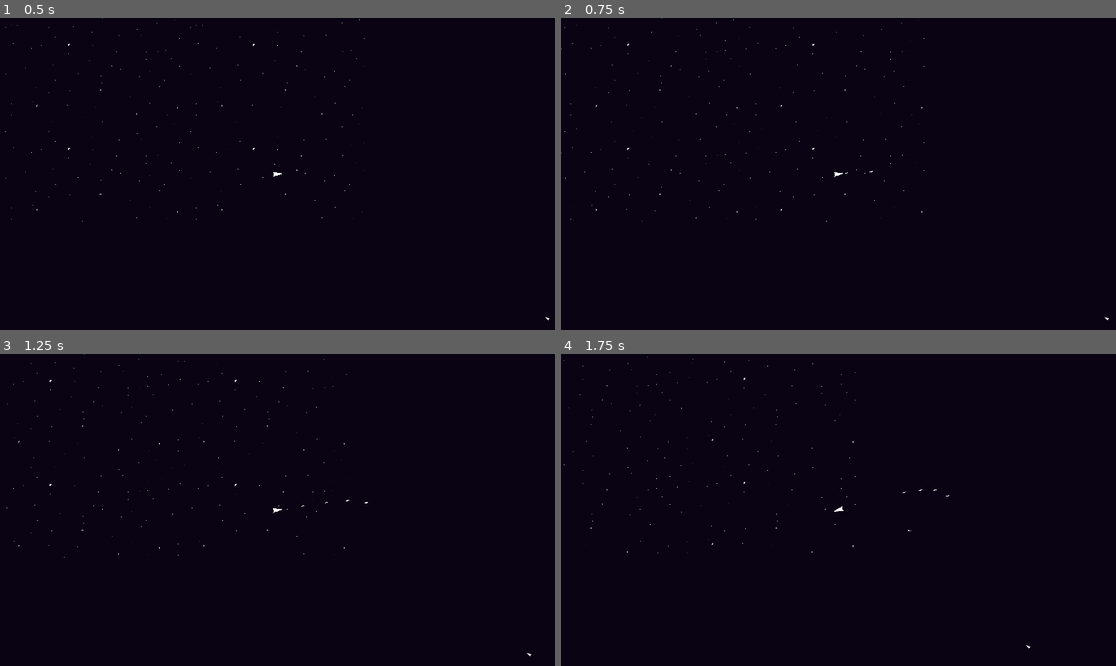
Above: before the commit, frames 1-4 (two rows, left to right).
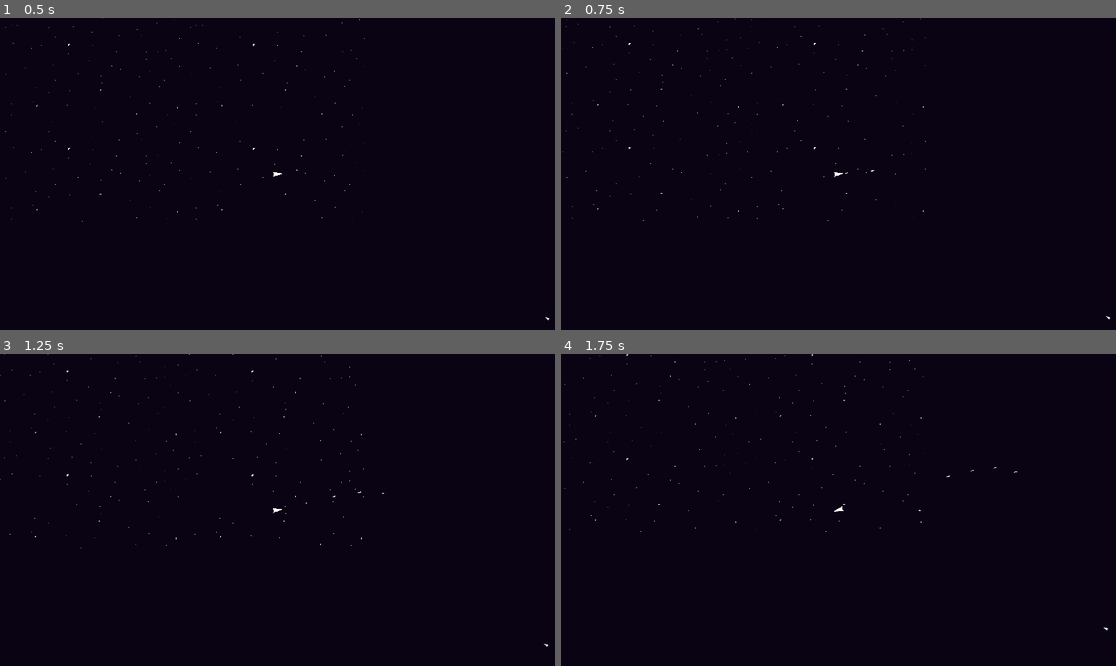
Above: after the commit, the same moments.

Repository: BloopHD/IntoTheVoid
Game: Godot game, scene res://scenes/world/world.tscn
Two runs of this game, one before a commit and one after it. Both use one fixed random seed, a clock stepped at 60 frames per second and the inputs below.
Inputs (mouse positions are in pixels of both pictures, inside the frame that each line leads up to):
- Up to frame 1 (0.5 s): no input
- Up to frame 2 (0.75 s): tap Enter at 0.5 s; move the mouse to (960, 158) at 0.52 s; press the mouse at (960, 158) at 0.53 s; hold D (right) from 0.53 s (still down)
- Up to frame 3 (1.25 s): keep holding D (right)
- Up to frame 4 (1.75 s): move the mouse to (727, 525) at 1.27 s; release D (right) at 1.28 s; release the mouse at (727, 525) at 1.28 s; hold S (backward) from 1.28 s (still down); right-click (727, 525) at 1.35 s

Frame 1 is identical in both runs. In frame 2, 0.2% of the frame differs, in the area x 0-99%, y 0-97%; in frame 3, 0.2%; in frame 4, 0.2%.

Commit message:
Player Movement. 'TIL ITS PERFECT
New Player movement function has been scrapped.  Going to attempt to redo previous move func, but with the Views directional coordinates.

Old Func:
Used a thruster function, similar to an addForce function. Forward input will move the player the direction the player was facing.

New Func:
SCRAPPED

New New Func:
Want to use thrust functions again, but this time with the controls being based of the ViewPort. Forward input will move the player up the screen.

Diff:
--- a/scenes/player/player.gd
+++ b/scenes/player/player.gd
@@ -78,60 +78,6 @@
 func player_movement(delta) -> void:
 
 	var input_vector: Vector2 = get_movement()
-	var look_vector: Vector2 = player_rotation()
-	var new_velocity: Vector2 = velocity
-	var max_speed_multiplier: float = 1
-
-	if input_vector > Vector2.ZERO || input_vector < Vector2.ZERO:
-		var movement_power: Vector2 = (input_vector * accel * delta)
-		var move_to_look_angle: float = rad_to_deg(input_vector.angle_to(look_vector))
-		var forward_thrust_angle: float = 30
-
-		if move_to_look_angle >= forward_thrust_angle || move_to_look_angle <= -forward_thrust_angle:
-			# Strafing or moving backward.
-			max_speed_multiplier = strafe_speed_multiplier
-
-			var slow_power: Vector2 = (velocity.normalized() * friction * delta)
-			new_velocity -= slow_power
-			new_velocity += input_vector * friction / 2 * delta
-
-			if new_velocity.length() < (max_speed * max_speed_multiplier):
-				new_velocity = new_velocity.normalized() * max_speed * max_speed_multiplier
-		else:
-			new_velocity += movement_power
-			new_velocity = new_velocity.limit_length(max_speed * max_speed_multiplier)
-
-		velocity = new_velocity
-
-#		if new_velocity.length() >= velocity.length():
-#			velocity = new_velocity
-#		else:
-#			print("Slowing down")
-#			var slowed_velocity: Vector2 = velocity
-#			# deactivate_thrusters(delta) function.
-#			if curr_speed > (friction * delta):
-#				var slow_power: Vector2 = (input_vector * friction * delta)
-#				slowed_velocity -= slow_power
-#			else:
-#				slowed_velocity = Vector2.ZERO
-#			velocity = slowed_velocity
-		print("New Speed: ", new_velocity.length(), " Old Speed: ", velocity.length())
-
-	else:
-		if curr_speed > (friction * delta):
-			var slow_power: Vector2 = (velocity.normalized() * friction * delta)
-			new_velocity -= slow_power
-		else:
-			new_velocity = Vector2.ZERO
-
-		velocity = new_velocity
-
-	move_and_slide()
-
-# Ship based movement function.
-func player_move(delta) -> void:
-
-	var input_vector: Vector2 = get_movement()
 	var look_dir: Vector2 = player_rotation()
 
 	input_vector.y = -input_vector.y
@@ -142,16 +88,17 @@
 	# Thrusting
 	if thrust >= 0.001:
 		var new_velocity: Vector2 = velocity
-		velocity = activate_thrusters(delta, thrust, look_dir, new_velocity, FULL_SPEED_MULTI)
+		velocity = activate_thrusters(delta, thrust, Vector2(0,-1), new_velocity, FULL_SPEED_MULTI)
 
 	elif thrust <= -0.001:
 		var new_velocity: Vector2 = velocity
-		new_velocity = activate_thrusters(delta, thrust, look_dir, new_velocity, reverse_speed_multiplier)
+		new_velocity = activate_thrusters(delta, thrust, Vector2(0,-1), new_velocity, reverse_speed_multiplier)
 
 		if new_velocity.length() > velocity.length():
 			velocity = new_velocity
 
 		else:
+			print("here")
 			deactivate_thrusters(delta)
 
 	else:
@@ -169,6 +116,48 @@
 
 	move_and_slide()
 
+
+# Ship based movement function.
+func player_move(delta) -> void:
+
+	var input_vector: Vector2 = get_movement()
+	var look_dir: Vector2 = player_rotation()
+
+	input_vector.y = -input_vector.y
+
+	var thrust: float = input_vector.y
+	var strafe: float = input_vector.x
+
+	# Thrusting
+	if thrust >= 0.001:
+		var new_velocity: Vector2 = velocity
+		velocity = activate_thrusters(delta, thrust, look_dir, new_velocity, FULL_SPEED_MULTI)
+
+	elif thrust <= -0.001:
+		var new_velocity: Vector2 = velocity
+		new_velocity = activate_thrusters(delta, thrust, look_dir, new_velocity, reverse_speed_multiplier)
+
+		if new_velocity.length() > velocity.length():
+			velocity = new_velocity
+
+		else:
+			deactivate_thrusters(delta)
+
+	else:
+		deactivate_thrusters(delta)
+
+	# Strafing
+	if strafe >= 0.001 || strafe <= -0.001:
+		var strafe_power: float = (strafe * accel * delta)
+		var right_left: Vector2 = Vector2(-look_dir.y, look_dir.x)
+		var strafe_velocity: Vector2 = right_left * strafe_power
+		velocity += strafe_velocity.limit_length(max_speed * strafe_speed_multiplier)
+
+	else:
+		deactivate_thrusters(delta)
+
+	move_and_slide()
+
 func activate_thrusters(delta, thrust: float, look_dir: Vector2, new_velocity: Vector2, multiplier: float) ->  Vector2:
 
 	var thrust_power: float = (thrust * accel * delta)
--- a/scenes/player/player.tscn
+++ b/scenes/player/player.tscn
@@ -13,7 +13,6 @@
 motion_mode = 1
 script = ExtResource("1_pf1yp")
 max_speed = 1000
-strafe_speed_multiplier = 0.75
 friction = 250
 
 [node name="CollisionShape2D" type="CollisionShape2D" parent="."]
